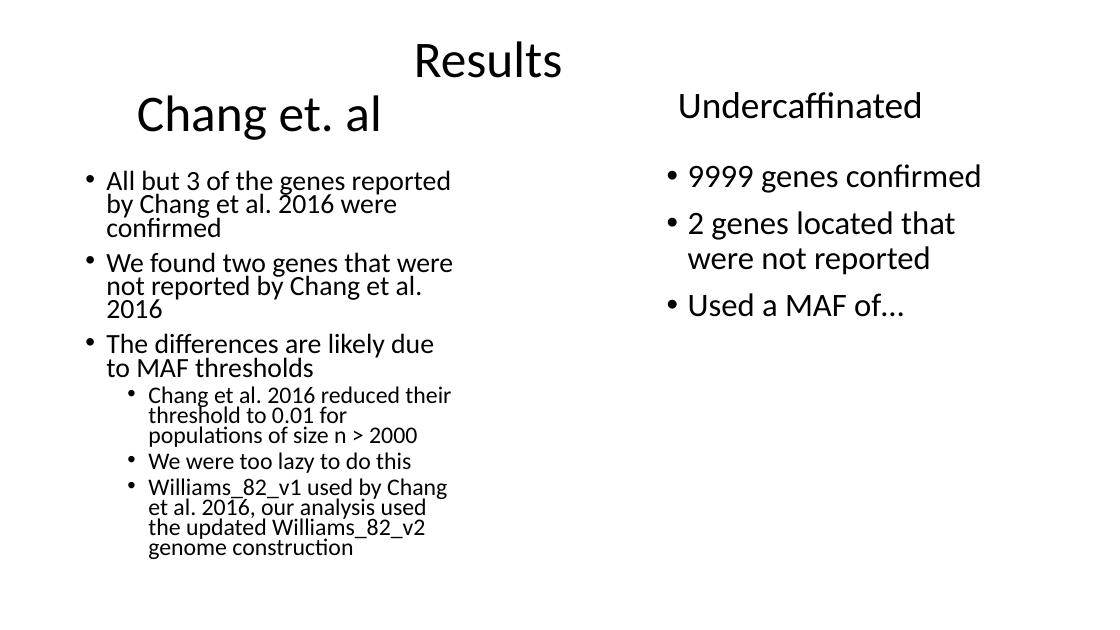
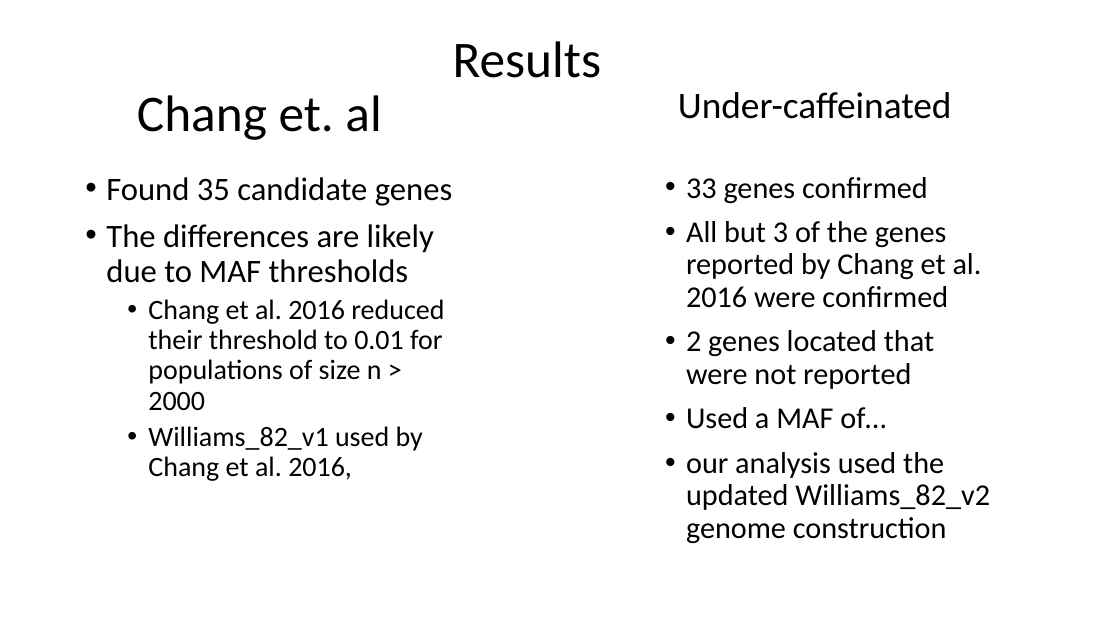
Before and after one commit to mighster/BCB546x-Fall2017-Undercaffeinated, a slide deck: slide 14 of Characterization of Disease Resistance Loci in the USDA.pptx. Drawn at 1120x630 pixels with LibreOffice and Linux fonts; fonts in the diff are those of the drawing. Boxes give left, top, right and bottom in pixels: in the first picture for what was removed or moved away, otherwise in the second. Text is boxed around its words. In the diff, an @@ line names an element or a change of style, - is before the commit and + after.

```diff
--- a/Characterization of Disease Resistance Loci in the USDA.pptx
+++ b/Characterization of Disease Resistance Loci in the USDA.pptx
@@ title "Results": place and size @@
-title "Results" at box(414, 41, 563, 78)
+title "Results" at box(453, 41, 602, 78)
@@ text at box(678, 92, 952, 119): text changed @@
-Undercaffinated
+Under-caffeinated
@@ text at box(106, 177, 452, 206): text changed; size 23.8 to 28 pt @@
-• All but 3 of the genes reported by Chang et al. 2016 were confirmed
-• We found two genes that were not reported by Chang et al. 2016
+• Found 35 candidate genes
@@ text "33 genes confirmed": place and size @@
-text "33 genes confirmed" at box(688, 164, 982, 317)
+text "33 genes confirmed" at box(686, 177, 990, 544)
@@ text at box(686, 177, 982, 308): text changed; size 28 to 25.9 pt @@
-• 9999 genes confirmed
+• 33 genes confirmed
+• All but 3 of the genes reported by Chang et al. 2016 were confirmed
@@ text at box(106, 224, 444, 411): size 23.8 to 28 pt in "The differences are likely due to MAF ..."; size 20.4 to 24 pt in "Chang et al. 2016 reduced their threshold ..."; line spacing 0.7 to 0.9 @@
@@ text at box(686, 330, 934, 429): size 28 to 25.9 pt in "2 genes located that were not reported", "Used a MAF of…" @@
@@ text at box(148, 426, 423, 481): text changed; size 20.4 to 24 pt @@
-  • We were too lazy to do this
-  • Williams_82_v1 used by Chang et al. 2016, our analysis used the updated Williams_82_v2 genome construction
+  • Williams_82_v1 used by Chang et al. 2016,
@@ text at box(686, 452, 990, 544): paragraph added @@
+• our analysis used the updated Williams_82_v2 genome construction
```
Also in this commit, not shown: 3 other slides changed.
